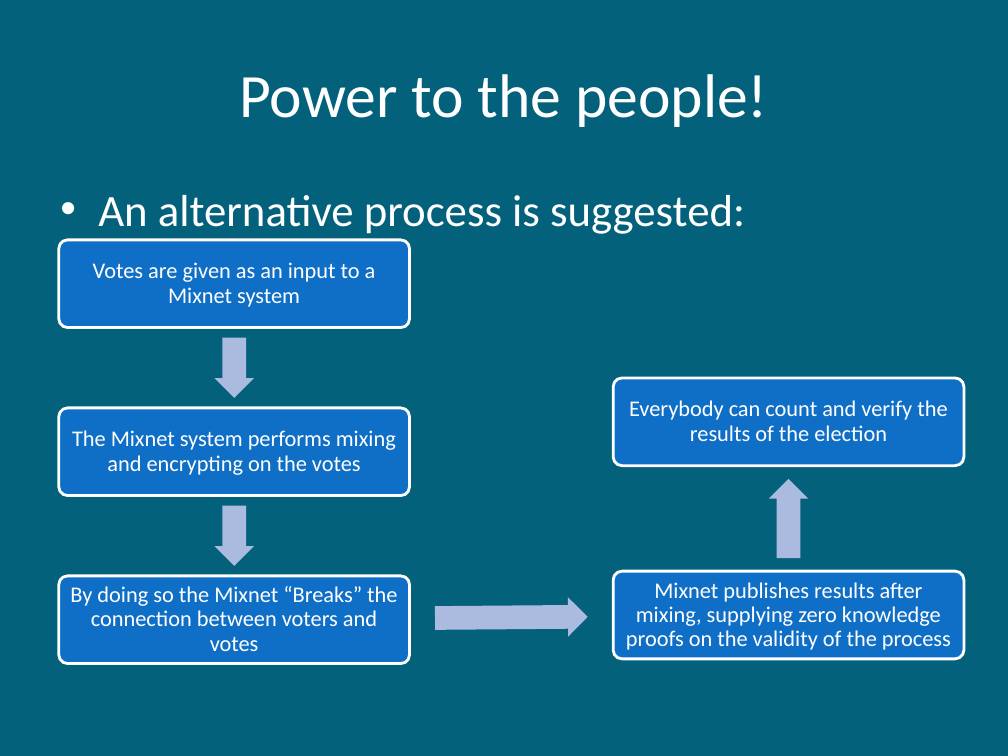
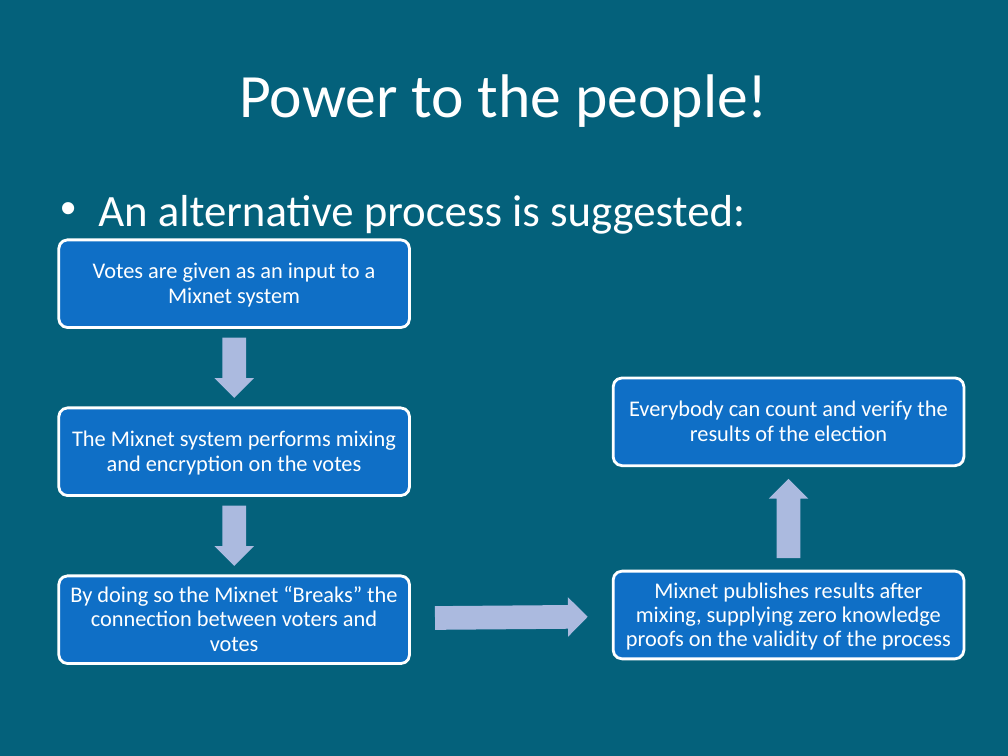
Before and after one commit to galmoyal10/MixNetVotingSystem, a slide deck: slide 3 of Summary.pptx. Drawn at 1008x756 pixels with LibreOffice and Linux fonts; fonts in the diff are those of the drawing. Boxes give left, top, right and bottom in pixels: in the first picture for what was removed or moved away, otherwise in the second. Text is boxed around its words. In the diff, an @@ line names an element or a change of style, - is before the commit and + after.

```diff
--- a/Summary.pptx
+++ b/Summary.pptx
@@ text at [72, 430, 396, 475]: text changed @@
-The Mixnet system performs mixing and encrypting on the votes
+The Mixnet system performs mixing and encryption on the votes
```
Also in this commit, not shown: 2 other slides changed, 2 other files.
